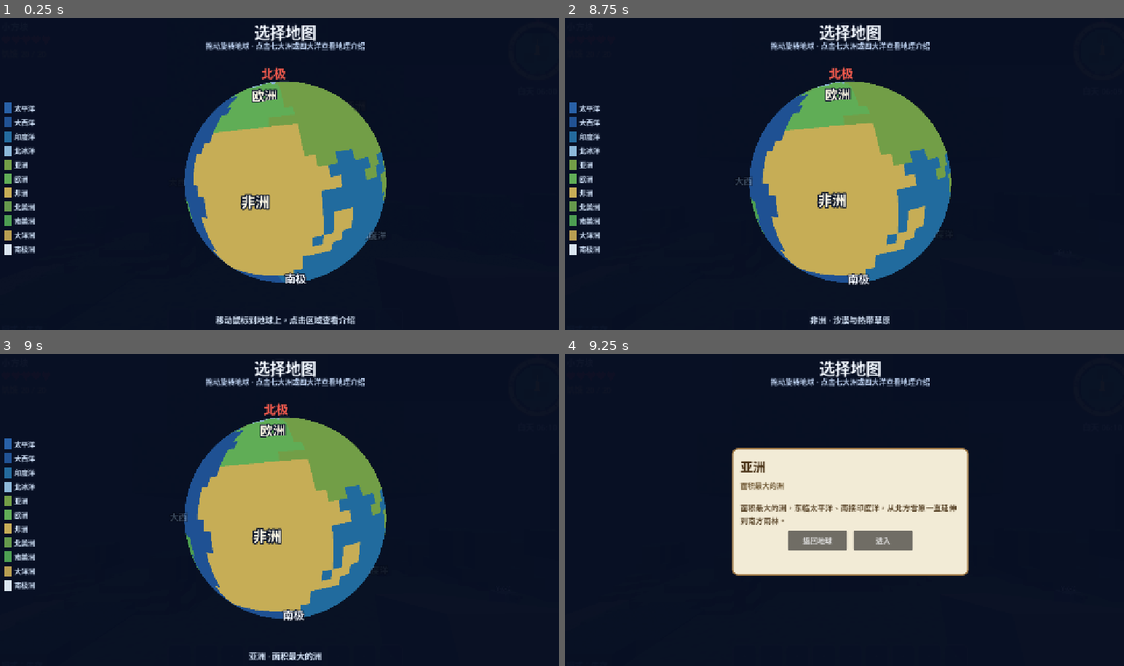
Above: before the commit, frames 1-4 (two rows, left to right).
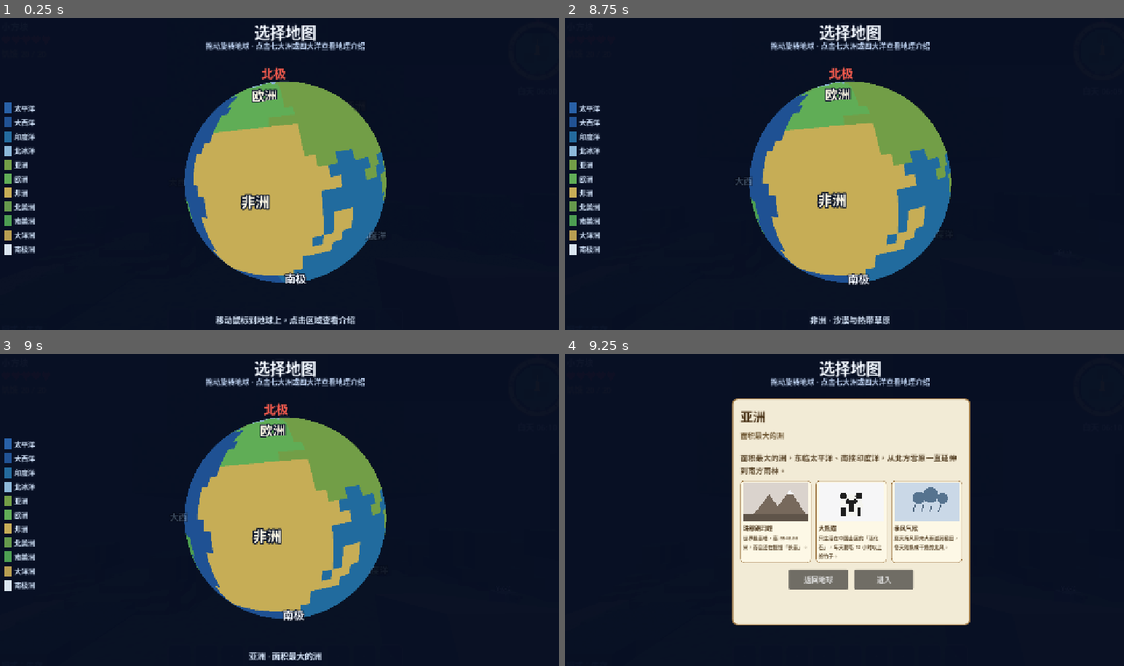
Above: after the commit, the same moments.

Repository: jinliangliu/block-planet
Game: Godot game, scene res://scenes/main.tscn
Same seed, same stepped clock (60 frames per second), same inputs: the game is played once before the commit and once after it.
Inputs (mouse positions are in pixels of both pictures, inside the frame that each line leads up to):
- Up to frame 1 (0.25 s): no input
- Up to frame 2 (8.75 s): click (743, 320) at 0.52 s; click (771, 320) at 1.27 s; click (799, 320) at 2.02 s; click (822, 320) at 2.77 s; click (850, 320) at 3.52 s; click (878, 320) at 4.27 s; click (900, 320) at 5.02 s; click (928, 320) at 5.77 s; click (956, 320) at 6.52 s; tap Enter at 7.25 s; drag from (850, 177) to (905, 105) at 7.27 s; tap Space (jump) at 8 s; drag from (732, 192) to (822, 242) at 8.02 s
- Up to frame 3 (9 s): tap Enter at 8.75 s; move the mouse to (340, 441) at 8.77 s; hold D (move_right) from 8.78 s (still down); hold G (toggle_mode) from 8.78 s (still down); click (340, 441) at 8.92 s
- Up to frame 4 (9.25 s): keep holding D (move_right); keep holding G (toggle_mode)

Frames 1-3 are identical in both runs. In frame 4, 22% of the frame differs, in the area x 29-73%, y 14-87%.

Commit message:
feat: geography knowledge cards with procedural silhouette art
- add REGION_CARDS: 3 cards per region (title/text/art/tint) with a
  cards_of() accessor alongside the existing anchors pattern
- intro page gains a card strip; tapping a card opens a detail overlay
  with large art and prev/close/next paging
- 18 hand-drawn silhouette kinds (dunes, rifts, reefs, animals...) via
  CanvasItem draw callbacks, no external assets needed
- life_probe: +4 assertions on card data and overlay behavior (163 total)

Diff:
--- a/scripts/ui/map_selector.gd
+++ b/scripts/ui/map_selector.gd
@@ -40,6 +40,14 @@
 var _intro_title: Label
 var _intro_subtitle: Label
 var _intro_body: Label
+var _card_row: HBoxContainer
+var _card_detail: Control
+var _detail_panel: PanelContainer
+var _detail_art: Control
+var _detail_title: Label
+var _detail_text: Label
+var _detail_cards: Array = []
+var _detail_index := 0
 var _loading_panel: PanelContainer
 var _loading_title: Label
 var _loading_bar: ProgressBar
@@ -167,6 +175,12 @@
 	_intro_title.text = String(data["title"])
 	_intro_subtitle.text = String(data["subtitle"])
 	_intro_body.text = String(data["intro"])
+	_detail_cards = RegionAtlas.cards_of(region_id)
+	for child in _card_row.get_children():
+		child.queue_free()
+	for i in range(_detail_cards.size()):
+		_card_row.add_child(_make_card(_detail_cards[i], i))
+	_close_card_detail()
 	_show_page(Page.INTRO)
 
 
@@ -315,8 +329,8 @@
 	_intro_panel.set_anchors_and_offsets_preset(Control.PRESET_CENTER)
 	_intro_panel.offset_left = -260.0
 	_intro_panel.offset_right = 260.0
-	_intro_panel.offset_top = -140.0
-	_intro_panel.offset_bottom = 140.0
+	_intro_panel.offset_top = -250.0
+	_intro_panel.offset_bottom = 250.0
 	add_child(_intro_panel)
 
 	var vbox := VBoxContainer.new()
@@ -342,6 +356,16 @@
 	_intro_body.add_theme_color_override("font_color", TEXT_BODY)
 	vbox.add_child(_intro_body)
 
+	# 地理知识卡片横滚区：每张卡 = 程序化剪影插图 + 标题 + 短句。
+	var scroll := ScrollContainer.new()
+	scroll.custom_minimum_size = Vector2(0, 186)
+	scroll.vertical_scroll_mode = ScrollContainer.SCROLL_MODE_DISABLED
+	scroll.horizontal_scroll_mode = ScrollContainer.SCROLL_MODE_DISABLED
+	vbox.add_child(scroll)
+	_card_row = HBoxContainer.new()
+	_card_row.add_theme_constant_override("separation", 10)
+	scroll.add_child(_card_row)
+
 	var row := HBoxContainer.new()
 	row.alignment = BoxContainer.ALIGNMENT_CENTER
 	row.add_theme_constant_override("separation", 14)
@@ -360,6 +384,312 @@
 	enter.focus_mode = Control.FOCUS_NONE
 	enter.pressed.connect(_start_loading)
 	row.add_child(enter)
+
+	_build_card_detail()
+
+
+## 知识卡详情浮层：全屏半透明遮罩 + 居中大图面板，点遮罩或按钮关闭。
+func _build_card_detail() -> void:
+	_card_detail = Control.new()
+	_card_detail.set_anchors_and_offsets_preset(Control.PRESET_FULL_RECT)
+	_card_detail.mouse_filter = Control.MOUSE_FILTER_STOP
+	_card_detail.visible = false
+	_card_detail.gui_input.connect(func(event: InputEvent):
+		if event is InputEventMouseButton and event.pressed:
+			_close_card_detail()
+	)
+	add_child(_card_detail)
+
+	var dim := ColorRect.new()
+	dim.color = Color(0.02, 0.05, 0.10, 0.55)
+	dim.set_anchors_and_offsets_preset(Control.PRESET_FULL_RECT)
+	dim.mouse_filter = Control.MOUSE_FILTER_IGNORE
+	_card_detail.add_child(dim)
+
+	_detail_panel = _make_panel(Vector2(420, 0))
+	_detail_panel.set_anchors_and_offsets_preset(Control.PRESET_CENTER)
+	_detail_panel.offset_left = -210.0
+	_detail_panel.offset_right = 210.0
+	_detail_panel.offset_top = -178.0
+	_detail_panel.offset_bottom = 178.0
+	_card_detail.add_child(_detail_panel)
+
+	var vbox := VBoxContainer.new()
+	vbox.add_theme_constant_override("separation", 10)
+	_detail_panel.add_child(vbox)
+
+	_detail_art = Control.new()
+	_detail_art.custom_minimum_size = Vector2(0, 170)
+	_detail_art.clip_contents = true
+	_detail_art.draw.connect(func(): _draw_art(_detail_art, _detail_art_kind(), _detail_art_tint()))
+	vbox.add_child(_detail_art)
+
+	_detail_title = Label.new()
+	_detail_title.add_theme_font_size_override("font_size", 22)
+	_detail_title.add_theme_color_override("font_color", TEXT_DARK)
+	vbox.add_child(_detail_title)
+
+	_detail_text = Label.new()
+	_detail_text.autowrap_mode = TextServer.AUTOWRAP_WORD_SMART
+	_detail_text.add_theme_font_size_override("font_size", 15)
+	_detail_text.add_theme_color_override("font_color", TEXT_BODY)
+	vbox.add_child(_detail_text)
+
+	var row := HBoxContainer.new()
+	row.alignment = BoxContainer.ALIGNMENT_CENTER
+	row.add_theme_constant_override("separation", 12)
+	vbox.add_child(row)
+
+	var prev := Button.new()
+	prev.text = "上一张"
+	prev.custom_minimum_size = Vector2(96, 40)
+	prev.focus_mode = Control.FOCUS_NONE
+	prev.pressed.connect(func(): _open_card_detail((_detail_index - 1 + _detail_cards.size()) % _detail_cards.size()))
+	row.add_child(prev)
+
+	var close := Button.new()
+	close.text = "关闭"
+	close.custom_minimum_size = Vector2(96, 40)
+	close.focus_mode = Control.FOCUS_NONE
+	close.pressed.connect(_close_card_detail)
+	row.add_child(close)
+
+	var next := Button.new()
+	next.text = "下一张"
+	next.custom_minimum_size = Vector2(96, 40)
+	next.focus_mode = Control.FOCUS_NONE
+	next.pressed.connect(func(): _open_card_detail((_detail_index + 1) % _detail_cards.size()))
+	row.add_child(next)
+
+
+func _detail_art_kind() -> String:
+	if _detail_cards.is_empty():
+		return "wave"
+	return String(_detail_cards[_detail_index]["art"])
+
+
+func _detail_art_tint() -> Color:
+	if _detail_cards.is_empty():
+		return Color(0.4, 0.5, 0.6)
+	return _detail_cards[_detail_index]["tint"]
+
+
+## 介绍页卡片横滚区内的一张知识卡。
+func _make_card(card: Dictionary, index: int) -> PanelContainer:
+	var panel := PanelContainer.new()
+	panel.custom_minimum_size = Vector2(156, 0)
+	var style := StyleBoxFlat.new()
+	style.bg_color = Color(0.99, 0.97, 0.90)
+	style.border_color = PANEL_BORDER
+	style.set_border_width_all(1)
+	style.set_corner_radius_all(8)
+	style.set_content_margin_all(6)
+	panel.add_theme_stylebox_override("panel", style)
+
+	var vbox := VBoxContainer.new()
+	vbox.add_theme_constant_override("separation", 4)
+	panel.add_child(vbox)
+
+	var art := Control.new()
+	art.custom_minimum_size = Vector2(0, 84)
+	art.clip_contents = true
+	art.mouse_filter = Control.MOUSE_FILTER_IGNORE
+	var kind: String = card["art"]
+	var tint: Color = card["tint"]
+	art.draw.connect(func(): _draw_art(art, kind, tint))
+	vbox.add_child(art)
+
+	var title := Label.new()
+	title.text = String(card["title"])
+	title.add_theme_font_size_override("font_size", 13)
+	title.add_theme_color_override("font_color", TEXT_DARK)
+	vbox.add_child(title)
+
+	var text := Label.new()
+	text.text = String(card["text"])
+	text.autowrap_mode = TextServer.AUTOWRAP_WORD_SMART
+	text.add_theme_font_size_override("font_size", 11)
+	text.add_theme_color_override("font_color", TEXT_BODY)
+	vbox.add_child(text)
+
+	panel.gui_input.connect(func(event: InputEvent):
+		if event is InputEventMouseButton and event.pressed and event.button_index == MOUSE_BUTTON_LEFT:
+			_open_card_detail(index)
+	)
+	return panel
+
+
+func _open_card_detail(index: int) -> void:
+	_detail_index = index
+	var card: Dictionary = _detail_cards[index]
+	_detail_title.text = String(card["title"])
+	_detail_text.text = String(card["text"])
+	_detail_art.queue_redraw()
+	_card_detail.visible = true
+	_card_detail.z_index = 10
+
+
+func _close_card_detail() -> void:
+	if _card_detail != null:
+		_card_detail.visible = false
+
+
+## 程序化剪影插图：按 kind 分派，背景铺 tint 亮色，剪影用 tint 暗色；
+## 动物类使用固有色，不随 tint 变化。
+func _draw_art(art: Control, kind: String, tint: Color) -> void:
+	var w := art.size.x
+	var h := art.size.y
+	if w <= 0.0 or h <= 0.0:
+		return
+	var bg := tint.lightened(0.62)
+	var fg := tint.darkened(0.25)
+	art.draw_rect(Rect2(Vector2.ZERO, art.size), bg)
+	var cx := w * 0.5
+	var cy := h * 0.5
+	match kind:
+		"mountain":
+			art.draw_colored_polygon(PackedVector2Array([
+				Vector2(cx - w * 0.34, h * 0.82), Vector2(cx - w * 0.10, h * 0.30), Vector2(cx + w * 0.12, h * 0.82),
+			]), fg)
+			art.draw_colored_polygon(PackedVector2Array([
+				Vector2(cx - w * 0.06, h * 0.82), Vector2(cx + w * 0.22, h * 0.18), Vector2(cx + w * 0.46, h * 0.82),
+			]), fg)
+			art.draw_colored_polygon(PackedVector2Array([
+				Vector2(cx + w * 0.16, h * 0.30), Vector2(cx + w * 0.22, h * 0.18), Vector2(cx + w * 0.28, h * 0.30),
+			]), Color(0.96, 0.97, 1.0))
+			art.draw_rect(Rect2(0.0, h * 0.82, w, h * 0.18), fg.darkened(0.2))
+		"dune":
+			art.draw_circle(Vector2(cx - w * 0.30, h * 0.18), h * 0.09, Color(1.0, 0.95, 0.75))
+			art.draw_circle(Vector2(cx - w * 0.22, h * 1.02), h * 0.62, fg)
+			art.draw_circle(Vector2(cx + w * 0.30, h * 1.08), h * 0.74, fg.lightened(0.12))
+			art.draw_circle(Vector2(cx + w * 0.72, h * 0.96), h * 0.48, fg.darkened(0.12))
+		"forest":
+			for tree_x: float in [cx - w * 0.28, cx, cx + w * 0.28]:
+				art.draw_rect(Rect2(tree_x - 2.5, h * 0.62, 5.0, h * 0.26), fg.darkened(0.35))
+				art.draw_colored_polygon(PackedVector2Array([
+					Vector2(tree_x - w * 0.13, h * 0.66), Vector2(tree_x, h * 0.16), Vector2(tree_x + w * 0.13, h * 0.66),
+				]), fg)
+			art.draw_rect(Rect2(0.0, h * 0.86, w, h * 0.14), fg.darkened(0.4))
+		"wave":
+			for i in range(3):
+				var points := PackedVector2Array()
+				var base_y := h * (0.34 + 0.22 * i)
+				for step in range(25):
+					var px := w * 0.08 + w * 0.84 * step / 24.0
+					points.append(Vector2(px, base_y + sin(step * 1.4 + i * 2.0) * h * 0.055))
+				art.draw_polyline(points, fg.darkened(0.1 * (2 - i)), 3.0, true)
+		"ice":
+			art.draw_colored_polygon(PackedVector2Array([
+				Vector2(cx - w * 0.36, h * 0.84), Vector2(cx - w * 0.16, h * 0.24), Vector2(cx + w * 0.02, h * 0.52), Vector2(cx + w * 0.18, h * 0.16), Vector2(cx + w * 0.38, h * 0.84),
+			]), Color(0.94, 0.97, 1.0))
+			art.draw_rect(Rect2(0.0, h * 0.84, w, h * 0.16), tint.lightened(0.35))
+		"aurora":
+			for i in range(3):
+				var band := Color(0.35 + 0.15 * i, 0.85, 0.55 + 0.1 * i, 0.55)
+				art.draw_arc(Vector2(cx - w * 0.10 + i * w * 0.14, h * 1.05), h * 0.85, PI + 0.25, PI + 0.85, 24, band, 9.0)
+			art.draw_rect(Rect2(0.0, h * 0.88, w, h * 0.12), Color(0.10, 0.14, 0.24))
+		"storm":
+			art.draw_circle(Vector2(cx - w * 0.12, h * 0.38), h * 0.16, fg)
+			art.draw_circle(Vector2(cx + w * 0.06, h * 0.32), h * 0.20, fg)
+			art.draw_circle(Vector2(cx + w * 0.24, h * 0.40), h * 0.14, fg)
+			for i in range(4):
+				var rx := cx - w * 0.18 + i * w * 0.13
+				art.draw_line(Vector2(rx, h * 0.58), Vector2(rx - w * 0.03, h * 0.76), fg.darkened(0.15), 2.5)
+		"rift":
+			art.draw_colored_polygon(PackedVector2Array([
+				Vector2(0.0, h * 0.50), Vector2(cx - w * 0.10, h * 0.44), Vector2(cx - w * 0.06, h * 0.86), Vector2(0.0, h * 0.90),
+			]), fg)
+			art.draw_colored_polygon(PackedVector2Array([
+				Vector2(w, h * 0.52), Vector2(cx + w * 0.08, h * 0.46), Vector2(cx + w * 0.05, h * 0.88), Vector2(w, h * 0.92),
+			]), fg.lightened(0.12))
+			art.draw_line(Vector2(cx - w * 0.08, h * 0.45), Vector2(cx + w * 0.06, h * 0.87), tint.darkened(0.45), 3.0)
+		"reef":
+			art.draw_rect(Rect2(0.0, h * 0.80, w, h * 0.20), fg.darkened(0.4))
+			for i in range(3):
+				var bx := cx - w * 0.22 + i * w * 0.22
+				art.draw_line(Vector2(bx, h * 0.80), Vector2(bx, h * 0.44), fg, 4.0)
+				art.draw_line(Vector2(bx, h * 0.58), Vector2(bx - w * 0.07, h * 0.42), fg, 3.0)
+				art.draw_line(Vector2(bx, h * 0.52), Vector2(bx + w * 0.06, h * 0.36), fg, 3.0)
+				art.draw_circle(Vector2(bx + w * 0.06, h * 0.36), 3.0, Color(1.0, 0.85, 0.85))
+		"waterfall":
+			art.draw_rect(Rect2(0.0, 0.0, w * 0.30, h * 0.62), fg.darkened(0.3))
+			art.draw_rect(Rect2(w * 0.70, 0.0, w * 0.30, h * 0.62), fg.darkened(0.3))
+			art.draw_rect(Rect2(w * 0.30, 0.0, w * 0.40, h * 0.16), fg)
+			for i in range(4):
+				art.draw_rect(Rect2(w * (0.33 + 0.09 * i), h * 0.16, 4.0, h * 0.56), Color(0.88, 0.95, 1.0))
+			art.draw_rect(Rect2(0.0, h * 0.74, w, h * 0.26), fg.darkened(0.15))
+		"rock":
+			art.draw_circle(Vector2(cx, h * 0.95), h * 0.62, fg)
+			art.draw_arc(Vector2(cx, h * 0.95), h * 0.62, PI, TAU, 24, fg.darkened(0.2), 3.0)
+			art.draw_rect(Rect2(0.0, h * 0.88, w, h * 0.12), fg.darkened(0.4))
+		"trench":
+			art.draw_colored_polygon(PackedVector2Array([
+				Vector2(0.0, h * 0.30), Vector2(cx - w * 0.30, h * 0.30), Vector2(cx - w * 0.06, h * 0.88), Vector2(0.0, h * 0.88),
+			]), fg)
+			art.draw_colored_polygon(PackedVector2Array([
+				Vector2(w, h * 0.30), Vector2(cx + w * 0.30, h * 0.30), Vector2(cx + w * 0.06, h * 0.88), Vector2(w, h * 0.88),
+			]), fg.lightened(0.1))
+			art.draw_rect(Rect2(cx - w * 0.06, h * 0.30, w * 0.12, h * 0.58), tint.darkened(0.45))
+			for i in range(3):
+				var wy := h * (0.20 + 0.05 * i)
+				art.draw_line(Vector2(w * 0.10, wy), Vector2(w * 0.90, wy), Color(0.85, 0.92, 1.0, 0.7), 2.0)
+		"sun":
+			art.draw_circle(Vector2(cx, cy - h * 0.04), h * 0.18, fg)
+			for i in range(8):
+				var angle := TAU * i / 8.0
+				var inner := Vector2(cx, cy - h * 0.04) + Vector2(cos(angle), sin(angle)) * h * 0.24
+				var outer := Vector2(cx, cy - h * 0.04) + Vector2(cos(angle), sin(angle)) * h * 0.34
+				art.draw_line(inner, outer, fg, 3.0)
+			art.draw_rect(Rect2(0.0, h * 0.84, w, h * 0.16), fg.darkened(0.35))
+		"panda":
+			art.draw_circle(Vector2(cx, cy + h * 0.08), h * 0.30, Color(0.96, 0.96, 0.94))
+			art.draw_circle(Vector2(cx - h * 0.20, cy - h * 0.16), h * 0.09, Color(0.12, 0.12, 0.12))
+			art.draw_circle(Vector2(cx + h * 0.20, cy - h * 0.16), h * 0.09, Color(0.12, 0.12, 0.12))
+			art.draw_circle(Vector2(cx - h * 0.09, cy - h * 0.02), h * 0.06, Color(0.12, 0.12, 0.12))
+			art.draw_circle(Vector2(cx + h * 0.09, cy - h * 0.02), h * 0.06, Color(0.12, 0.12, 0.12))
+			art.draw_circle(Vector2(cx, cy + h * 0.04), h * 0.035, Color(0.12, 0.12, 0.12))
+			art.draw_rect(Rect2(cx - h * 0.26, cy + h * 0.14, h * 0.11, h * 0.22), Color(0.12, 0.12, 0.12))
+			art.draw_rect(Rect2(cx + h * 0.15, cy + h * 0.14, h * 0.11, h * 0.22), Color(0.12, 0.12, 0.12))
+			art.draw_rect(Rect2(cx - h * 0.06, cy - h * 0.06, h * 0.12, h * 0.30), Color(0.12, 0.12, 0.12))
+		"penguin":
+			art.draw_colored_polygon(PackedVector2Array([
+				Vector2(cx - h * 0.20, cy + h * 0.36), Vector2(cx - h * 0.13, cy - h * 0.30), Vector2(cx + h * 0.13, cy - h * 0.30), Vector2(cx + h * 0.20, cy + h * 0.36),
+			]), Color(0.15, 0.17, 0.22))
+			art.draw_colored_polygon(PackedVector2Array([
+				Vector2(cx - h * 0.11, cy + h * 0.32), Vector2(cx - h * 0.08, cy - h * 0.22), Vector2(cx + h * 0.08, cy - h * 0.22), Vector2(cx + h * 0.11, cy + h * 0.32),
+			]), Color(0.96, 0.96, 0.94))
+			art.draw_circle(Vector2(cx - h * 0.055, cy - h * 0.16), h * 0.028, Color(0.05, 0.05, 0.05))
+			art.draw_circle(Vector2(cx + h * 0.055, cy - h * 0.16), h * 0.028, Color(0.05, 0.05, 0.05))
+			art.draw_colored_polygon(PackedVector2Array([
+				Vector2(cx - h * 0.05, cy - h * 0.10), Vector2(cx + h * 0.05, cy - h * 0.10), Vector2(cx, cy - h * 0.04),
+			]), Color(0.95, 0.62, 0.20))
+			art.draw_rect(Rect2(cx - h * 0.16, cy + h * 0.34, h * 0.12, h * 0.05), Color(0.95, 0.62, 0.20))
+			art.draw_rect(Rect2(cx + h * 0.04, cy + h * 0.34, h * 0.12, h * 0.05), Color(0.95, 0.62, 0.20))
+		"kangaroo":
+			art.draw_circle(Vector2(cx - h * 0.06, cy - h * 0.02), h * 0.24, fg)
+			art.draw_circle(Vector2(cx - h * 0.26, cy - h * 0.22), h * 0.12, fg)
+			art.draw_colored_polygon(PackedVector2Array([
+				Vector2(cx - h * 0.34, cy - h * 0.28), Vector2(cx - h * 0.26, cy - h * 0.34), Vector2(cx - h * 0.24, cy - h * 0.20),
+			]), fg)
+			art.draw_arc(Vector2(cx + h * 0.42, cy + h * 0.10), h * 0.40, PI * 0.75, PI * 1.45, 20, fg, 7.0)
+			art.draw_rect(Rect2(cx - h * 0.10, cy + h * 0.14, h * 0.22, h * 0.08), fg.darkened(0.15))
+		"lion":
+			art.draw_circle(Vector2(cx, cy), h * 0.32, Color(0.80, 0.55, 0.20))
+			art.draw_circle(Vector2(cx, cy + h * 0.02), h * 0.21, Color(0.90, 0.72, 0.40))
+			art.draw_circle(Vector2(cx - h * 0.08, cy - h * 0.02), h * 0.03, Color(0.15, 0.12, 0.08))
+			art.draw_circle(Vector2(cx + h * 0.08, cy - h * 0.02), h * 0.03, Color(0.15, 0.12, 0.08))
+			art.draw_circle(Vector2(cx, cy + h * 0.07), h * 0.035, Color(0.15, 0.12, 0.08))
+			art.draw_arc(Vector2(cx, cy - h * 0.30), h * 0.07, PI * 0.9, PI * 2.1, 16, Color(0.80, 0.55, 0.20), 4.0)
+		"polar_bear":
+			art.draw_circle(Vector2(cx + h * 0.02, cy + h * 0.08), h * 0.30, Color(0.95, 0.96, 0.98))
+			art.draw_circle(Vector2(cx - h * 0.26, cy - h * 0.10), h * 0.17, Color(0.95, 0.96, 0.98))
+			art.draw_circle(Vector2(cx - h * 0.36, cy - h * 0.24), h * 0.06, Color(0.95, 0.96, 0.98))
+			art.draw_circle(Vector2(cx - h * 0.20, cy - h * 0.26), h * 0.06, Color(0.95, 0.96, 0.98))
+			art.draw_circle(Vector2(cx - h * 0.30, cy - h * 0.10), h * 0.025, Color(0.10, 0.10, 0.12))
+			art.draw_rect(Rect2(cx - h * 0.16, cy + h * 0.28, h * 0.09, h * 0.14), Color(0.88, 0.90, 0.94))
+			art.draw_rect(Rect2(cx + h * 0.10, cy + h * 0.28, h * 0.09, h * 0.14), Color(0.88, 0.90, 0.94))
+		_:
+			art.draw_circle(Vector2(cx, cy), h * 0.26, fg)
 
 
 func _build_loading_panel() -> void:
--- a/scripts/world/region_atlas.gd
+++ b/scripts/world/region_atlas.gd
@@ -44,6 +44,72 @@
 	Vector2(-25.0, 140.0),   # 大洋洲
 	Vector2(-76.0, 60.0),    # 南极洲
 ]
+
+## 各区域地理知识卡片（按 region_id 索引，每区域 3 张）。
+## art 为程序化剪影类型（map_selector._draw_art 分派），tint 为插图主色。
+const REGION_CARDS := [
+	[
+		{"title": "马里亚纳海沟", "text": "地球最深处，深约 11 公里，能把珠穆朗玛峰整个放进去。", "art": "trench", "tint": Color(0.16, 0.30, 0.52)},
+		{"title": "台风", "text": "温暖海水「喂大」的巨型空气旋涡，中心风眼安静得像操场。", "art": "storm", "tint": Color(0.30, 0.45, 0.70)},
+		{"title": "环礁岛屿", "text": "海底火山顶上长出的珊瑚花环，岛屿中间围着蓝色的潟湖。", "art": "reef", "tint": Color(0.25, 0.62, 0.66)},
+	],
+	[
+		{"title": "墨西哥湾流", "text": "一条海上「暖气管道」，把热带的温暖送到欧洲沿岸。", "art": "wave", "tint": Color(0.22, 0.48, 0.72)},
+		{"title": "中大西洋海脊", "text": "海底的巨型山脉，板块在这里慢慢生长、把大西洋越撑越宽。", "art": "rift", "tint": Color(0.30, 0.42, 0.62)},
+		{"title": "马尾藻海", "text": "会「长草原」的海，金色马尾藻聚成一片，海龟千里迢迢来产卵。", "art": "wave", "tint": Color(0.42, 0.58, 0.52)},
+	],
+	[
+		{"title": "印度洋季风", "text": "古代商船靠着冬夏方向相反的风，往返于香料之路。", "art": "wave", "tint": Color(0.35, 0.55, 0.70)},
+		{"title": "马达加斯加", "text": "约 8800 万年前与非洲分离，狐猴等动物只住在这座大岛上。", "art": "forest", "tint": Color(0.28, 0.55, 0.30)},
+		{"title": "珍珠与珊瑚", "text": "温暖清澈的海水里，贝类孕育出珍贵的天然珍珠。", "art": "reef", "tint": Color(0.75, 0.55, 0.62)},
+	],
+	[
+		{"title": "漂浮的海冰", "text": "北冰洋大部分洋面终年结冰，冰面随季节胀缩，北极熊在冰上捕猎。", "art": "ice", "tint": Color(0.55, 0.72, 0.88)},
+		{"title": "北极熊", "text": "世界上最大的陆地食肉动物，毛发其实是透明中空的。", "art": "polar_bear", "tint": Color(0.88, 0.92, 0.96)},
+		{"title": "极夜与极光", "text": "漫长黑夜里，太阳风点亮夜空，绿色光带翩翩起舞。", "art": "aurora", "tint": Color(0.35, 0.75, 0.60)},
+	],
+	[
+		{"title": "珠穆朗玛峰", "text": "世界最高峰，高 8848.86 米，而且还在慢慢「长高」。", "art": "mountain", "tint": Color(0.62, 0.55, 0.48)},
+		{"title": "大熊猫", "text": "只生活在中国山区的「活化石」，每天要吃 12 小时以上的竹子。", "art": "panda", "tint": Color(0.90, 0.90, 0.92)},
+		{"title": "季风气候", "text": "夏天海风带来大雨滋润稻田，冬天则换成干燥的北风。", "art": "storm", "tint": Color(0.45, 0.60, 0.75)},
+	],
+	[
+		{"title": "阿尔卑斯山", "text": "欧洲的屋脊，冰川把山谷刻成 U 形，融雪积成蓝绿色湖泊。", "art": "mountain", "tint": Color(0.55, 0.60, 0.72)},
+		{"title": "多瑙河", "text": "流经 10 个国家的国际河流，沿岸响起过无数圆舞曲。", "art": "wave", "tint": Color(0.35, 0.55, 0.75)},
+		{"title": "北极光", "text": "太阳风撞上地球磁场，高纬度的夜空舞动起彩带。", "art": "aurora", "tint": Color(0.45, 0.70, 0.85)},
+	],
+	[
+		{"title": "撒哈拉沙漠", "text": "世界最大的热沙漠，面积接近整个中国，昼夜温差极大。", "art": "dune", "tint": Color(0.85, 0.64, 0.25)},
+		{"title": "东非大裂谷", "text": "板块正在张裂的巨大伤痕，几百万年后可能变成新的大洋。", "art": "rift", "tint": Color(0.72, 0.48, 0.26)},
+		{"title": "热带草原", "text": "狮子、长颈鹿和斑马的家园，每年上演百万角马大迁徙。", "art": "lion", "tint": Color(0.85, 0.68, 0.30)},
+	],
+	[
+		{"title": "科罗拉多大峡谷", "text": "河流切割 500 万年凿出的深谷，岩层像千层蛋糕记录地球历史。", "art": "rift", "tint": Color(0.75, 0.45, 0.30)},
+		{"title": "密西西比河", "text": "北美最大的河流体系，蜿蜒滋养着两岸的大平原。", "art": "wave", "tint": Color(0.30, 0.50, 0.68)},
+		{"title": "龙卷风走廊", "text": "全球约八成的龙卷风发生在美国大平原上。", "art": "storm", "tint": Color(0.42, 0.48, 0.62)},
+	],
+	[
+		{"title": "亚马逊雨林", "text": "被称为「地球之肺」，每平方公里住着上百种树木。", "art": "forest", "tint": Color(0.22, 0.55, 0.26)},
+		{"title": "安第斯山脉", "text": "世界最长的山脉，南北绵延约 7000 公里。", "art": "mountain", "tint": Color(0.60, 0.52, 0.44)},
+		{"title": "伊瓜苏瀑布", "text": "由 275 股瀑布组成的水帘墙，横跨两国边界。", "art": "waterfall", "tint": Color(0.38, 0.62, 0.78)},
+	],
+	[
+		{"title": "大堡礁", "text": "世界最大的珊瑚礁群，全长 2000 多公里，从太空都能看见。", "art": "reef", "tint": Color(0.30, 0.68, 0.62)},
+		{"title": "乌鲁鲁巨石", "text": "会随日照变色的红色巨石，是当地原住民的圣地。", "art": "rock", "tint": Color(0.75, 0.40, 0.24)},
+		{"title": "袋鼠", "text": "只会向前跳、不会倒退的动物，还登上了澳大利亚国徽。", "art": "kangaroo", "tint": Color(0.78, 0.55, 0.34)},
+	],
+	[
+		{"title": "巨厚冰盖", "text": "储存全球约七成淡水，冰盖最厚处超过 4700 米。", "art": "ice", "tint": Color(0.72, 0.84, 0.95)},
+		{"title": "帝企鹅", "text": "唯一在南极过冬的企鹅，孵蛋的任务交给企鹅爸爸。", "art": "penguin", "tint": Color(0.25, 0.28, 0.36)},
+		{"title": "极昼与极夜", "text": "夏天太阳整日不落，冬天黑夜一过就是好几个月。", "art": "sun", "tint": Color(0.92, 0.72, 0.30)},
+	],
+]
+
+
+static func cards_of(region_id: int) -> Array:
+	var clamped := clampi(region_id, 0, COUNT - 1)
+	var cards: Array = REGION_CARDS[clamped]
+	return cards
 
 ## 四大洋归属判据（仅用于掩码中的海洋格）。
 const ARCTIC_MIN_LAT := 66.0
--- a/tests/life_probe.gd
+++ b/tests/life_probe.gd
@@ -612,6 +612,33 @@
 		if step_label.modulate.a < 1.0:
 			steps_visible = false
 	_check(steps_visible, "植被/生物/气候/风貌四段说明已逐条揭示")
+
+	# 地理知识卡片：每区域 3 张、字段齐全、剪影类型受支持。
+	var cards_ok := true
+	var known_arts := [
+		"mountain", "dune", "forest", "wave", "ice", "aurora", "storm", "rift",
+		"reef", "waterfall", "rock", "trench", "sun",
+		"panda", "penguin", "kangaroo", "lion", "polar_bear",
+	]
+	for region_id in RegionAtlas.COUNT:
+		var cards := RegionAtlas.cards_of(region_id)
+		if cards.size() != 3:
+			cards_ok = false
+		for card: Dictionary in cards:
+			if String(card["title"]).is_empty() or String(card["text"]).is_empty():
+				cards_ok = false
+			if not known_arts.has(String(card["art"])):
+				cards_ok = false
+	_check(cards_ok, "11 个区域各含 3 张知识卡片且标题/正文/剪影类型齐全")
+	var card_count := hud._map_selector._card_row.get_child_count()
+	_check(card_count == 3, "介绍页为所选区域生成 3 张知识卡片（实际 %d）" % card_count)
+	hud._map_selector._open_card_detail(1)
+	_check(
+		hud._map_selector._card_detail.visible and not String(hud._map_selector._detail_title.text).is_empty(),
+		"点卡片弹出大图详情浮层",
+	)
+	hud._map_selector._close_card_detail()
+	_check(not hud._map_selector._card_detail.visible, "详情浮层可关闭")
 	hud.close_map_selector()
 	_check(not hud._map_selector.is_open() and player.is_physics_processing(),
 		"关闭选择器后玩家恢复物理处理")
